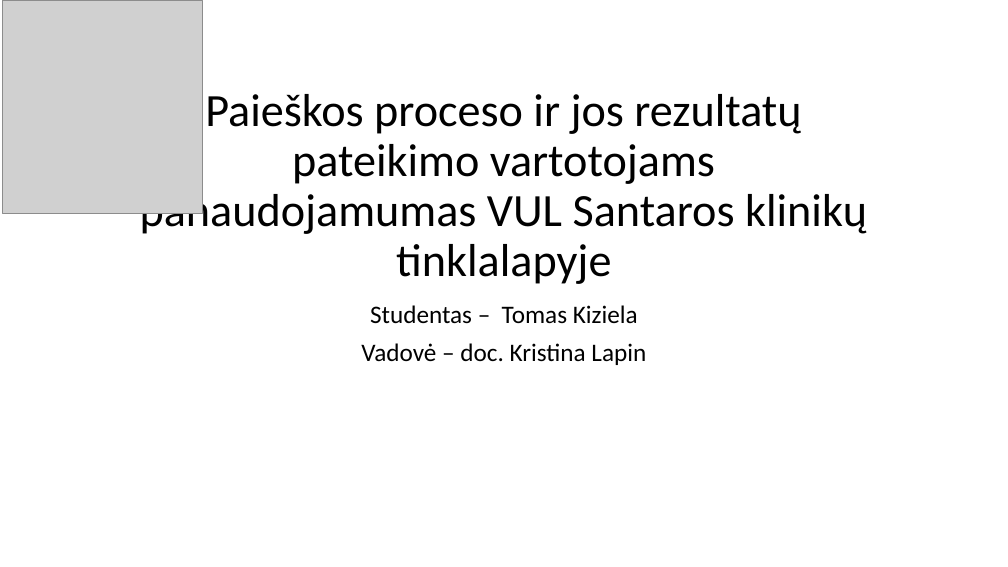
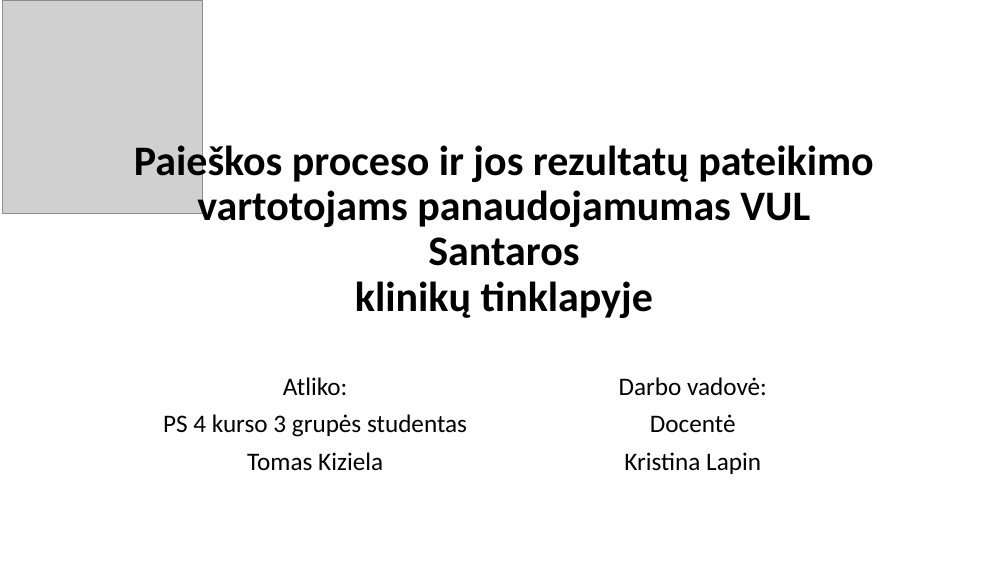
Before and after one commit to Steror/Projektinis-darbas, a slide deck: slide 1 of Atsiskaitymas/Projektinio pristatymas.pptx. Drawn at 1008x567 pixels with LibreOffice and Linux fonts; fonts in the diff are those of the drawing; grey boxes stand for pictures. Boxes give left, top, right and bottom in pixels: in the first picture for what was removed or moved away, otherwise in the second. Text is boxed around its words. In the diff, an @@ line names an element or a change of style, - is before the commit and + after.

```diff
--- a/Atsiskaitymas/Projektinio pristatymas.pptx
+++ b/Atsiskaitymas/Projektinio pristatymas.pptx
@@ title at (134,140,873,318): text changed; size 44 to 40 pt; bold on @@
-Paieškos proceso ir jos rezultatų pateikimo vartotojams panaudojamumas VUL Santaros klinikų tinklalapyje
+Paieškos proceso ir jos rezultatų pateikimo
+vartotojams panaudojamumas VUL Santaros
+klinikų tinklapyje
@@ subtitle removed at (361,305,646,365) @@
-Studentas – Tomas Kiziela
-Vadovė – doc. Kristina Lapin
@@ subtitle added at (163,377,467,471), 24 pt, text #000000 @@
+Atliko:
+PS 4 kurso 3 grupės studentas
+Tomas Kiziela
@@ text added at (619,377,767,474), 24 pt, text #000000 @@
+Darbo vadovė:
+Docentė
+Kristina Lapin
```
Also in this commit, not shown: 6 other slides changed, 5 slides added, 1 slide removed, 1 other file.
